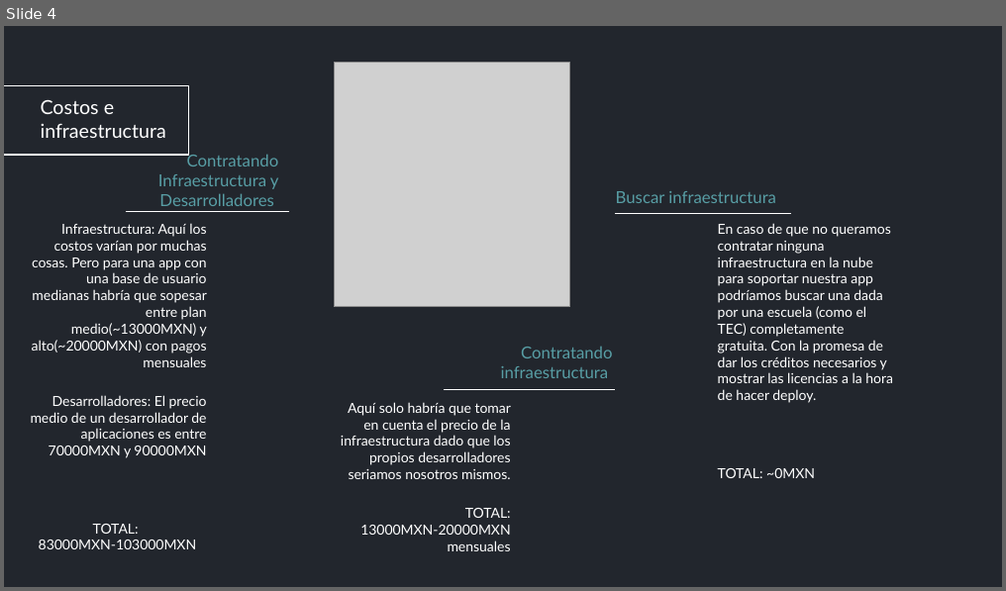
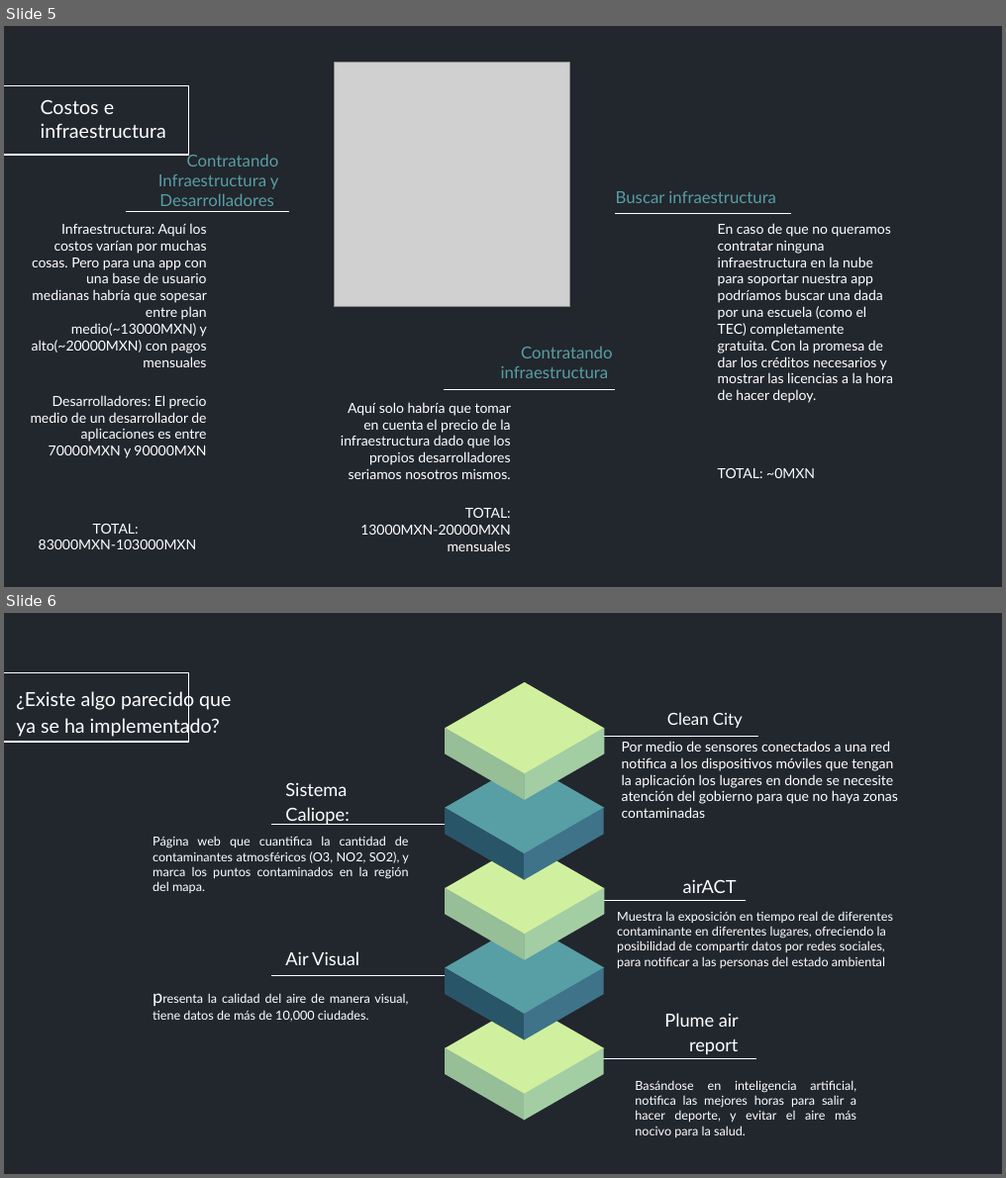
Before and after one commit to ArmandoMG/SemanaTecFinal, a slide deck: Proyecto Final Progra.pptx. Shown one above the other, each under a label of ours: slide 4 before the commit, slides 5 and 6 after it. The pictures are 1006x591 and 1006x1178 pixels, drawn with LibreOffice and Linux fonts; fonts in the diff are those of the drawing; grey boxes stand for pictures. Boxes give left, top, right and bottom in pixels: in the first picture for what was removed or moved away, otherwise in the second. Text is boxed around its words. In the diff, an @@ line names an element or a change of style, - is before the commit and + after.

Commit message:
presentacion actualizada - Erasmo

```diff
--- a/Proyecto Final Progra.pptx
+++ b/Proyecto Final Progra.pptx
@@ slide 6 added at (4,613,1002,1174), background #22262D; not listed: 1 template element that a slide beside it also shows @@
@@ title added at (16,689,231,738), 14 pt, text #FFFFFF @@
+¿Existe algo parecido que ya se ha implementado?
@@ group added at (446,682,605,1121): 15 freeform shapes @@
@@ text added at (667,712,743,728), 12 pt, text #FFFFFF @@
+Clean City
@@ line added from (758, 737) to (582, 737), #FFFFFF 0.75 pt @@
@@ subtitle added at (622,741,898,818), 10 pt, text #FFFFFF @@
+Por medio de sensores conectados a una red notifica a los dispositivos móviles que tengan la aplicación los lugares en donde se necesite atención del gobierno para que no haya zonas contaminadas
@@ text added at (285,783,349,825), 13 pt, text #FFFFFF @@
+Sistema Caliope:
@@ subtitle added at (152,836,409,893), 9 pt, text #FFFFFF @@
+Página web que cuantifica la cantidad de contaminantes atmosféricos (O3, NO2, SO2), y marca los puntos contaminados en la región del mapa.
@@ line added from (449, 825) to (271, 825), #FFFFFF 0.75 pt @@
@@ text added at (683,879,737,893), 13 pt, text #FFFFFF @@
+airACT
@@ line added from (746, 901) to (570, 901), #FFFFFF 0.75 pt @@
@@ subtitle added at (617,911,893,968), 9 pt, text #FFFFFF @@
+Muestra la exposición en tiempo real de diferentes contaminante en diferentes lugares, ofreciendo la posibilidad de compartir datos por redes sociales, para notificar a las personas del estado ambiental
@@ text added at (285,952,359,965), 13 pt, text #FFFFFF @@
+Air Visual
@@ subtitle added at (152,993,408,1022), 9 pt, text #FFFFFF @@
+presenta la calidad del aire de manera visual, tiene datos de más de 10,000 ciudades.
@@ line added from (449, 976) to (271, 976), #FFFFFF 0.75 pt @@
@@ text added at (664,1013,739,1055), 13 pt, text #FFFFFF @@
+Plume air report
@@ line added from (756, 1059) to (581, 1059), #FFFFFF 0.75 pt @@
@@ subtitle added at (635,1080,856,1138), 9 pt, text #FFFFFF @@
+Basándose en inteligencia artificial, notifica las mejores horas para salir a hacer deporte, y evitar el aire más nocivo para la salud.
@@ what was slide 4 is now slide 5 @@
```
